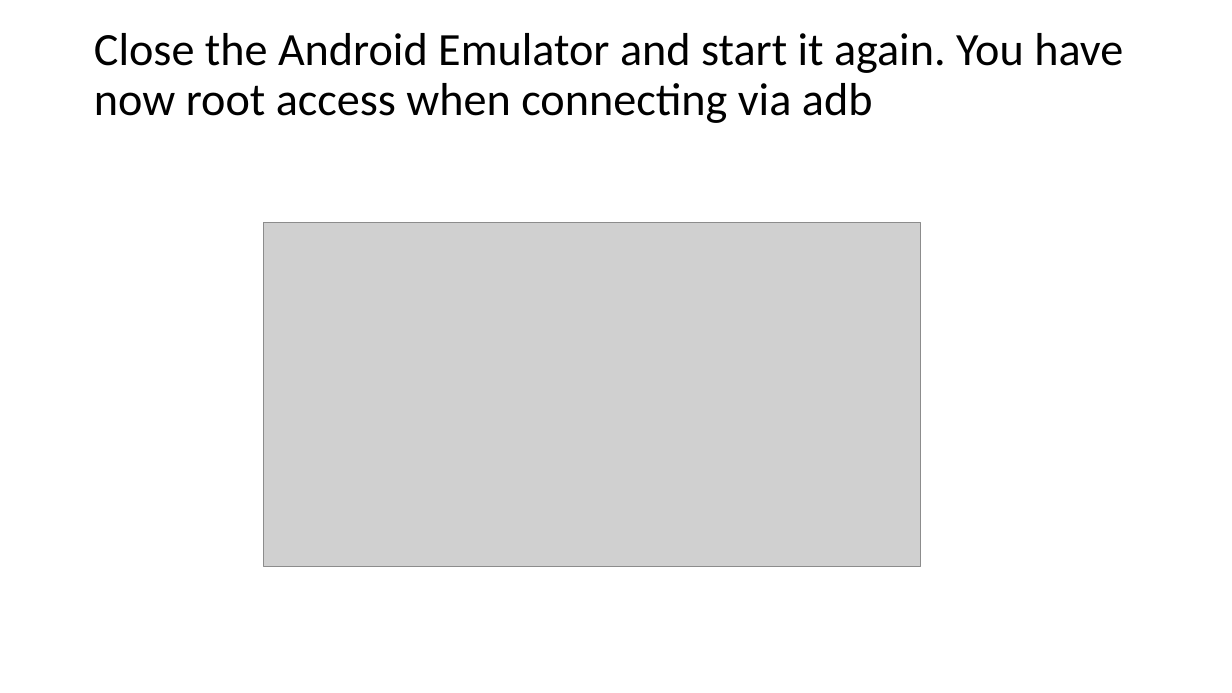
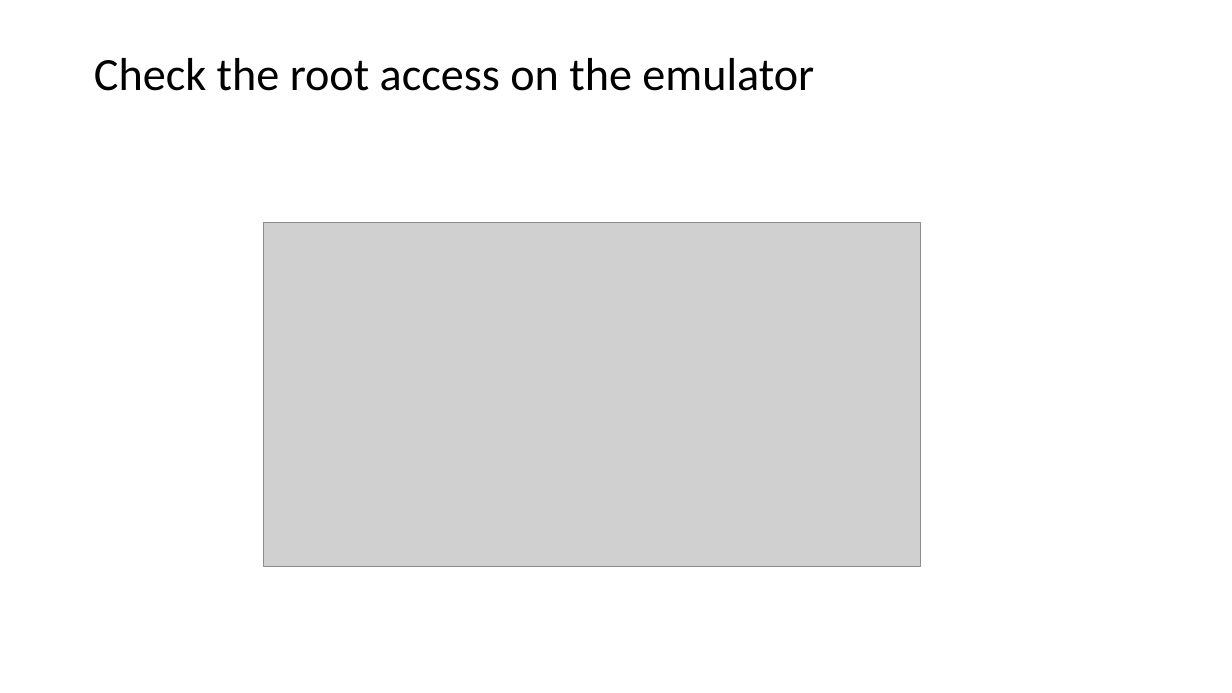
Before and after one commit to b0bbybaldi/OWASP-Bay-Area, a slide deck: slide 13 of Preparation-Bay-Area-Workshop.pptx. Drawn at 1232x693 pixels with LibreOffice and Linux fonts; fonts in the diff are those of the drawing; grey boxes stand for pictures. Boxes give left, top, right and bottom in pixels: in the first picture for what was removed or moved away, otherwise in the second. Text is boxed around its words. In the diff, an @@ line names an element or a change of style, - is before the commit and + after.

```diff
--- a/Preparation-Bay-Area-Workshop.pptx
+++ b/Preparation-Bay-Area-Workshop.pptx
@@ title at (94, 58, 814, 91): text changed @@
-Close the Android Emulator and start it again. You have now root access when connecting via adb
+Check the root access on the emulator
```
Also in this commit, not shown: 1 other slide changed, 11 slides added, 7 slides removed, 1 other file.
